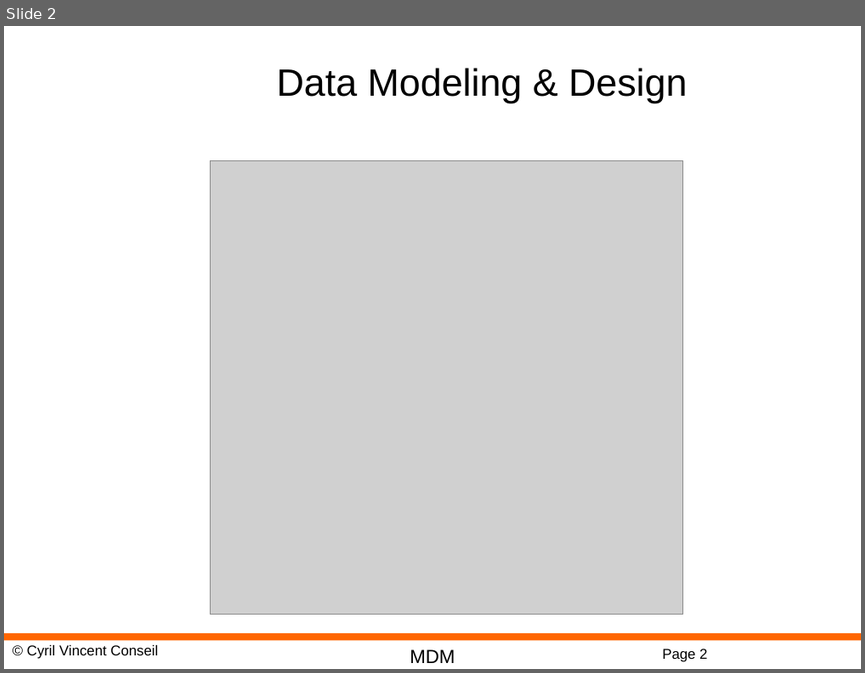
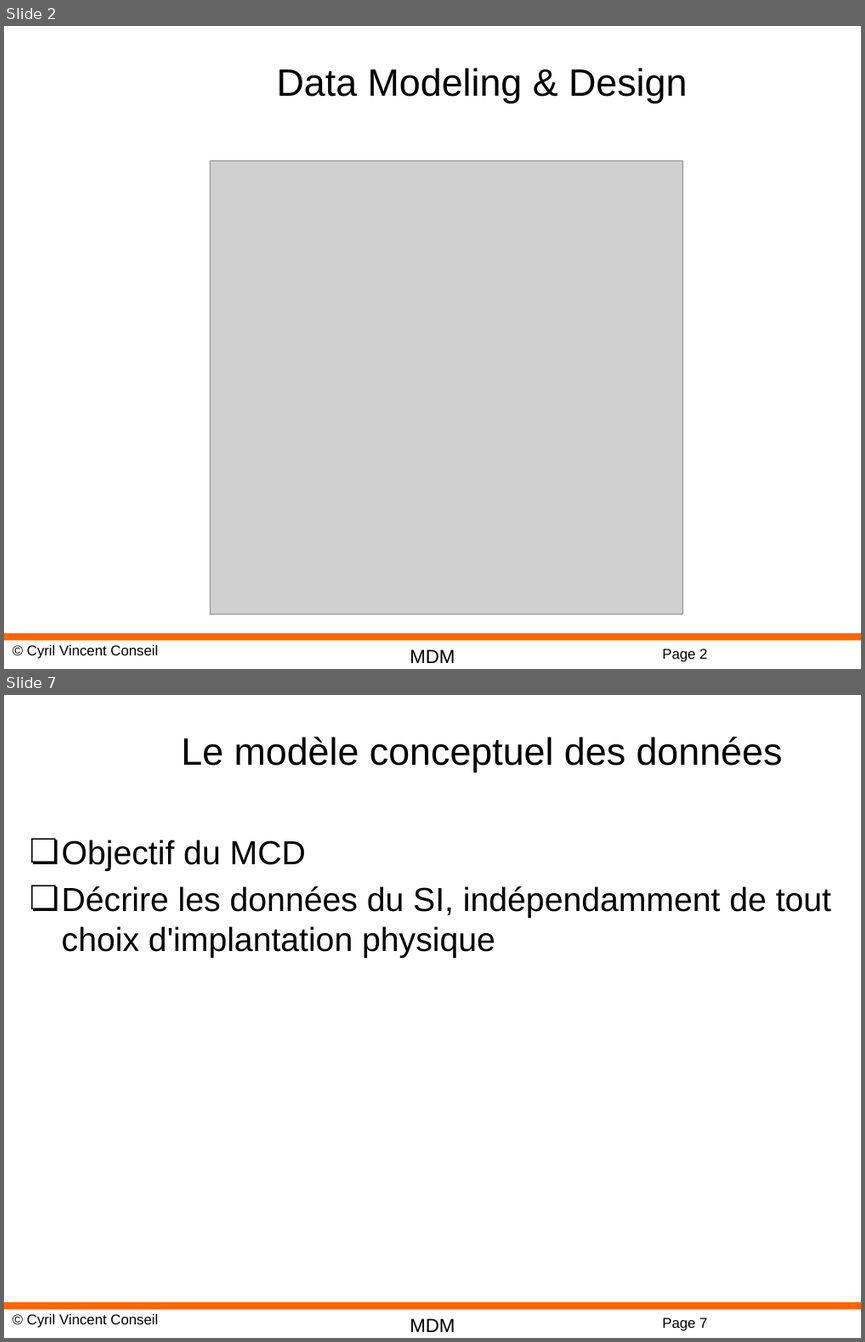
Before and after one commit to cyrilvincent/mdm, a slide deck: DM05-Design.pptx. Shown one above the other, each under a label of ours: slide 2 before the commit, slides 2 and 7 after it; the slides between them are not shown. The pictures are 865x673 and 865x1342 pixels, drawn with LibreOffice and Linux fonts; fonts in the diff are those of the drawing; grey boxes stand for pictures; background and template pictures are left out. Boxes give left, top, right and bottom in pixels: in the first picture for what was removed or moved away, otherwise in the second. Text is boxed around its words. In the diff, an @@ line names an element or a change of style, - is before the commit and + after.

```diff
--- a/DM05-Design.pptx
+++ b/DM05-Design.pptx
@@ slide 7 added at (4,695,861,1338), background #FFFFFF; not listed: 4 template elements that a slide beside it also shows @@
@@ title added at (181,737,783,772), 32 pt, text #000000 @@
+Le modèle conceptuel des données
@@ text added at (62,839,831,958), 28 pt, text #000000 @@
+❏ Objectif du MCD
+❏ Décrire les données du SI, indépendamment de tout choix d'implantation physique
```
Also in this commit, not shown: 1 slide changed, 58 other slides added, 3 slides removed, 32 other files.
